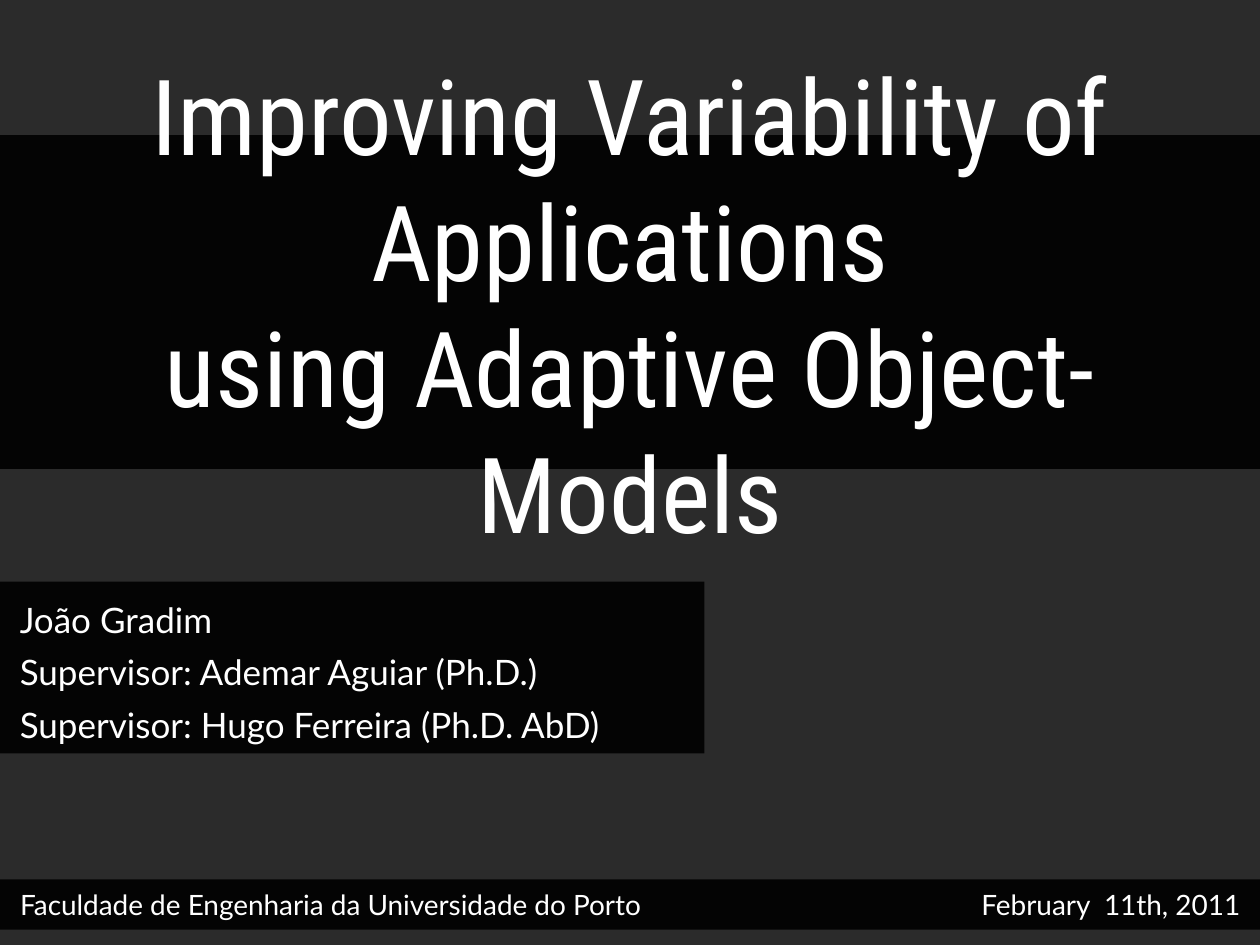
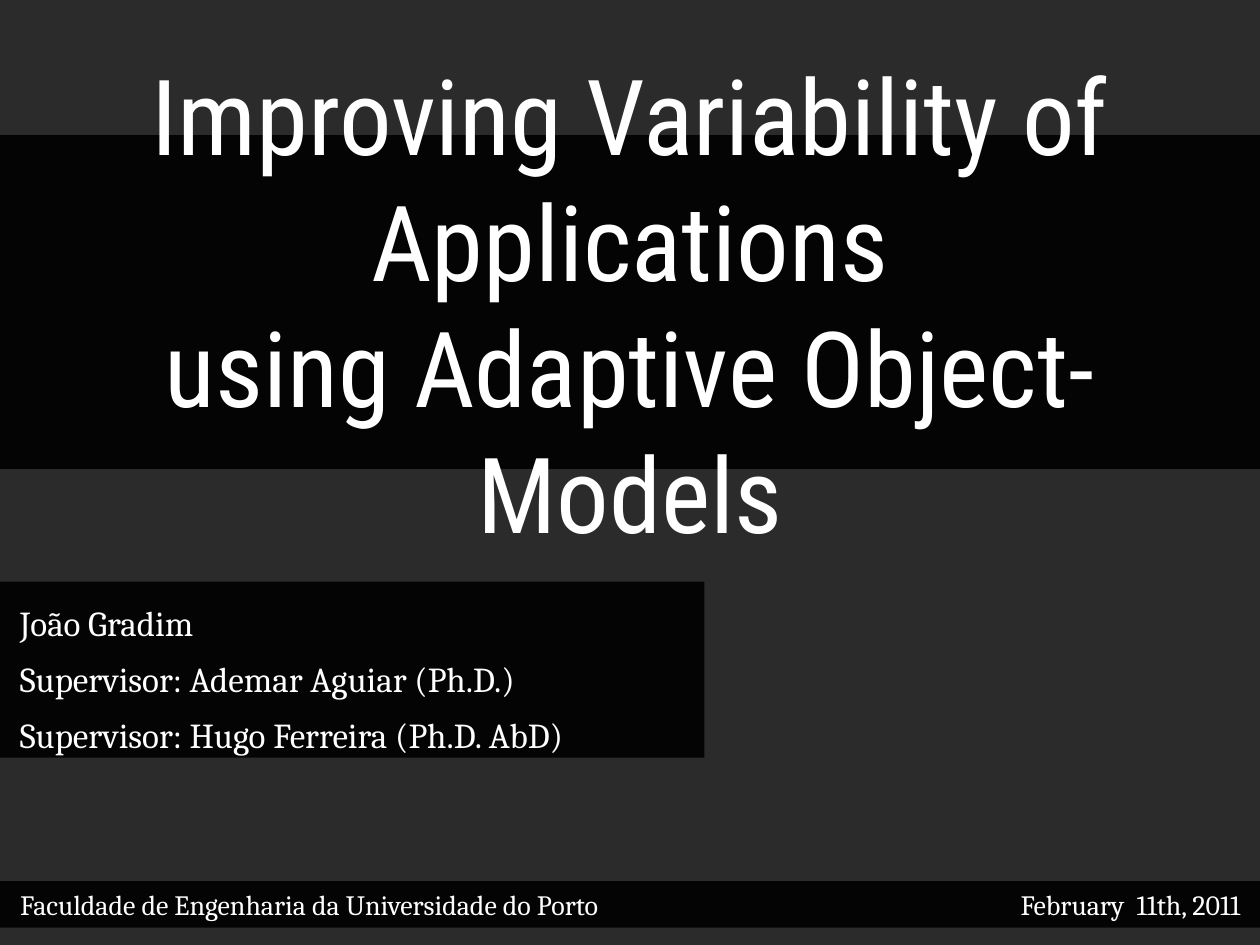
Before and after one commit to jgradim/thesis, a slide deck: slide 1 of presentations/thesis.pptx. Drawn at 1260x945 pixels with LibreOffice and Linux fonts; fonts in the diff are those of the drawing; background and template pictures are left out; a plain dark background stands for a picture behind light text. Boxes give left, top, right and bottom in pixels: in the first picture for what was removed or moved away, otherwise in the second. Text is boxed around its words. In the diff, an @@ line names an element or a change of style, - is before the commit and + after.

Commit message:
Changed copy font to FF Meta Serif

```diff
--- a/presentations/thesis.pptx
+++ b/presentations/thesis.pptx
@@ rectangle "João Gradim": place and size @@
-rectangle "João Gradim" at [0, 582, 704, 753]
+rectangle "João Gradim" at [0, 582, 704, 759]
@@ rectangle "João Gradim" at [0, 582, 704, 759]: font Lato to Cambria; line spacing 30pt to 32pt @@
@@ rectangle "Faculdade de Engenharia da Universidade ..." at [0, 881, 1260, 927]: font Lato to Cambria @@
@@ text "February 11th, 2011" at [1021, 895, 1240, 921]: font Lato to Cambria @@
```
Also in this commit, not shown: 1 slide added, 1 slide removed.
